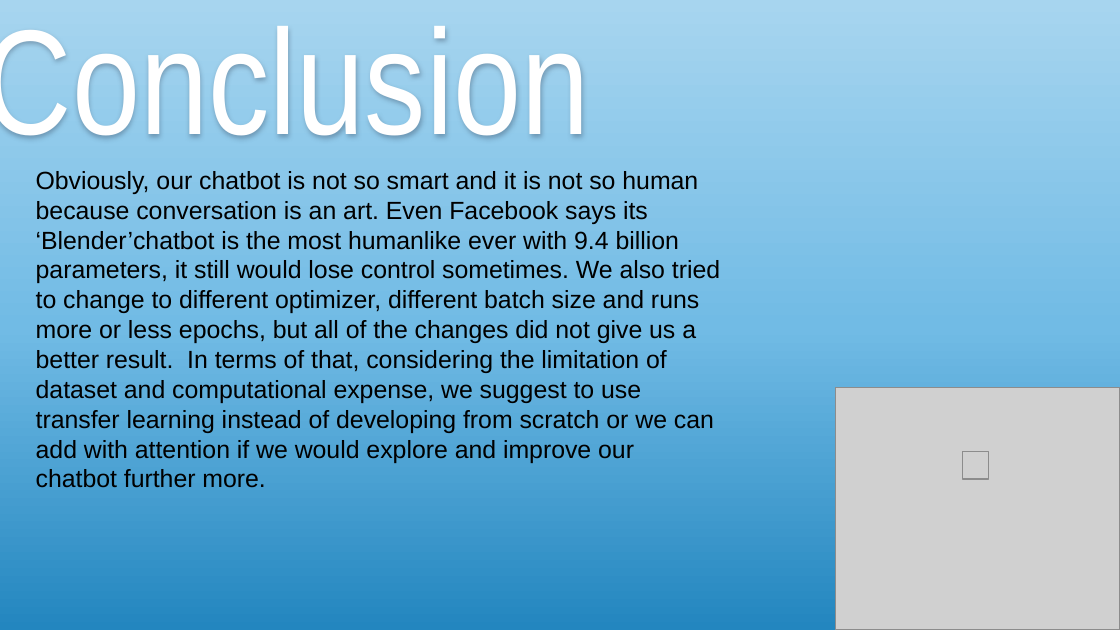
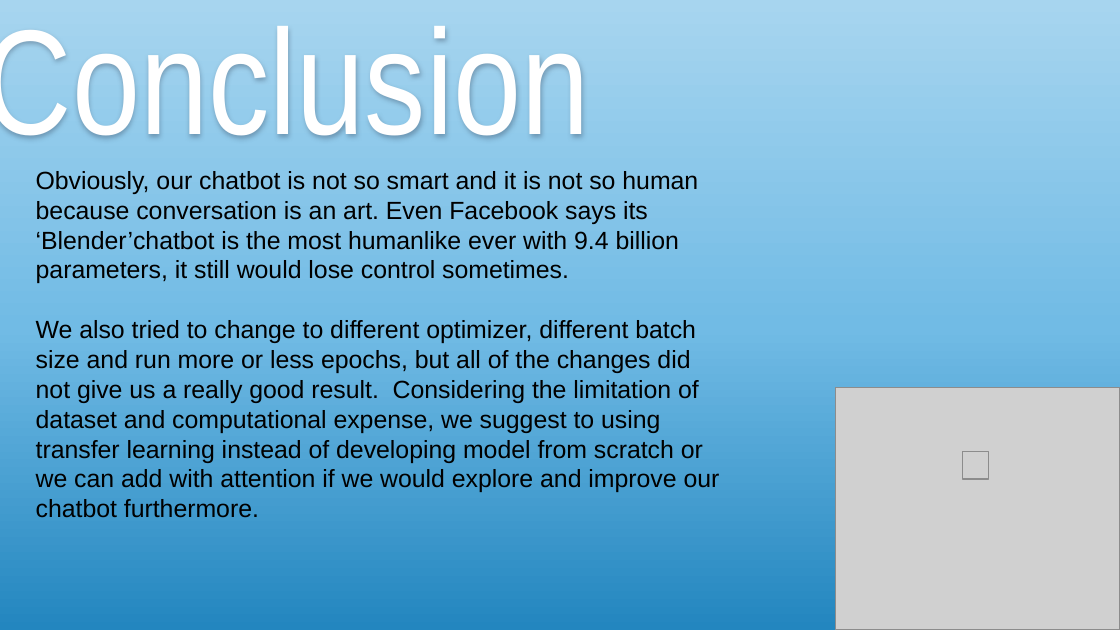
Before and after one commit to ccw5241/Deep_Learning_Project, a slide deck: slide 12 of Chatbot_Project_v2.0.pptx. Drawn at 1120x630 pixels with LibreOffice and Linux fonts; fonts in the diff are those of the drawing; grey boxes stand for pictures. Boxes give left, top, right and bottom in pixels: in the first picture for what was removed or moved away, otherwise in the second. Text is boxed around its words. In the diff, an @@ line names an element or a change of style, - is before the commit and + after.

```diff
--- a/Chatbot_Project_v2.0.pptx
+++ b/Chatbot_Project_v2.0.pptx
@@ text at (36, 171, 720, 518): text changed @@
-Obviously, our chatbot is not so smart and it is not so human because conversation is an art. Even Facebook says its ‘Blender’chatbot is the most humanlike ever with 9.4 billion parameters, it still would lose control sometimes. We also tried to change to different optimizer, different batch size and runs more or less epochs, but all of the changes did not give us a better result. In terms of that, considering the limitation of dataset and computational expense, we suggest to use transfer learning instead of developing from scratch or we can add with attention if we would explore and improve our chatbot further more.
+Obviously, our chatbot is not so smart and it is not so human because conversation is an art. Even Facebook says its ‘Blender’chatbot is the most humanlike ever with 9.4 billion parameters, it still would lose control sometimes.
+We also tried to change to different optimizer, different batch size and run more or less epochs, but all of the changes did not give us a really good result. Considering the limitation of dataset and computational expense, we suggest to using transfer learning instead of developing model from scratch or we can add with attention if we would explore and improve our chatbot furthermore.
```
Also in this commit, not shown: 2 other slides changed, 1 other file.
